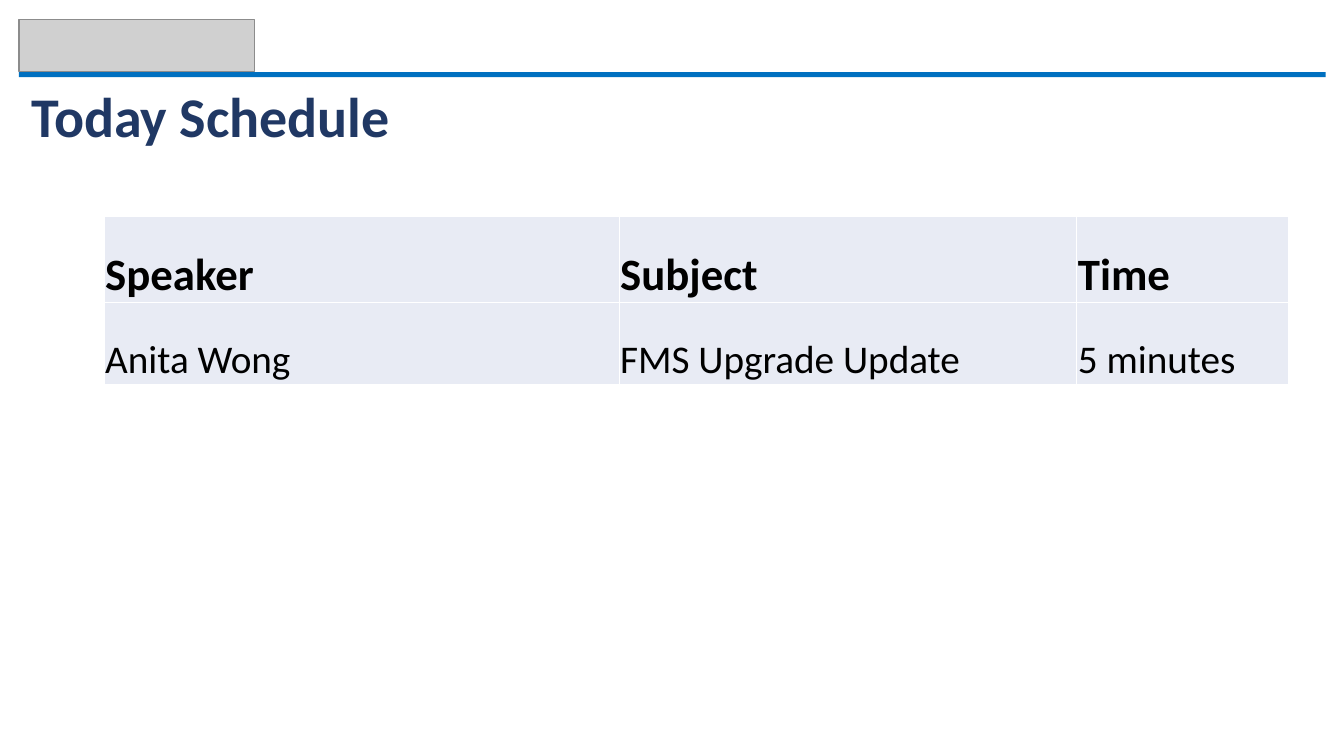
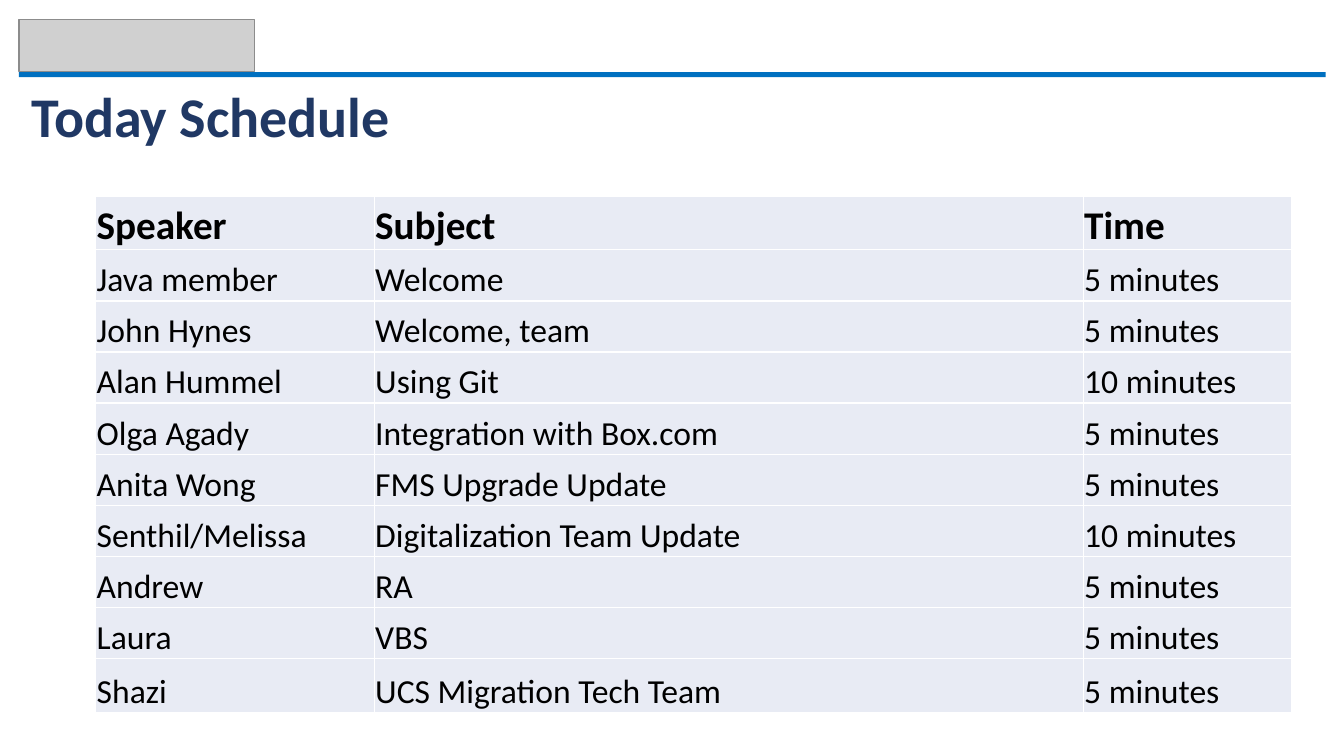
Before and after one commit to alanhummel/ISTeamUpdate, a slide deck: slide 3 of IS Team Updates - November 22.pptx. Drawn at 1344x756 pixels with LibreOffice and Linux fonts; fonts in the diff are those of the drawing; grey boxes stand for pictures. Boxes give left, top, right and bottom in pixels: in the first picture for what was removed or moved away, otherwise in the second. Text is boxed around its words. In the diff, an @@ line names an element or a change of style, - is before the commit and + after.

```diff
--- a/IS Team Updates - November 22.pptx
+++ b/IS Team Updates - November 22.pptx
@@ table added at (96,197,1292,713), 10 rows, 3 columns @@
+Speaker | Subject | Time
+Java member | Welcome | 5 minutes
+John Hynes | Welcome, team | 5 minutes
+Alan Hummel | Using Git | 10 minutes
+Olga Agady | Integration with Box.com | 5 minutes
+Anita Wong | FMS Upgrade Update | 5 minutes
+Senthil/Melissa | Digitalization Team Update | 10 minutes
+Andrew | RA | 5 minutes
+Laura | VBS | 5 minutes
+Shazi | UCS Migration Tech Team | 5 minutes
@@ table removed at (104,217,1289,385), 2 rows, 3 columns @@
-Speaker | Subject | Time
-Anita Wong | FMS Upgrade Update | 5 minutes
```
Also in this commit, not shown: 1 slide added, 1 other file.
